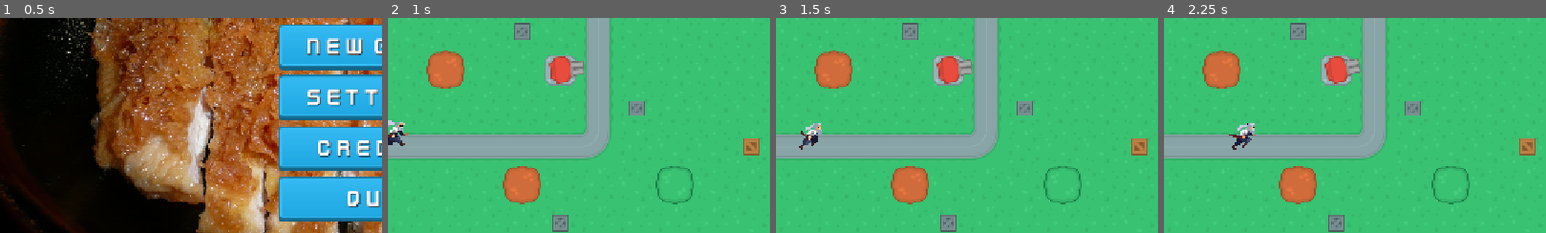
Above: before the commit, frames 1-4 (left to right).
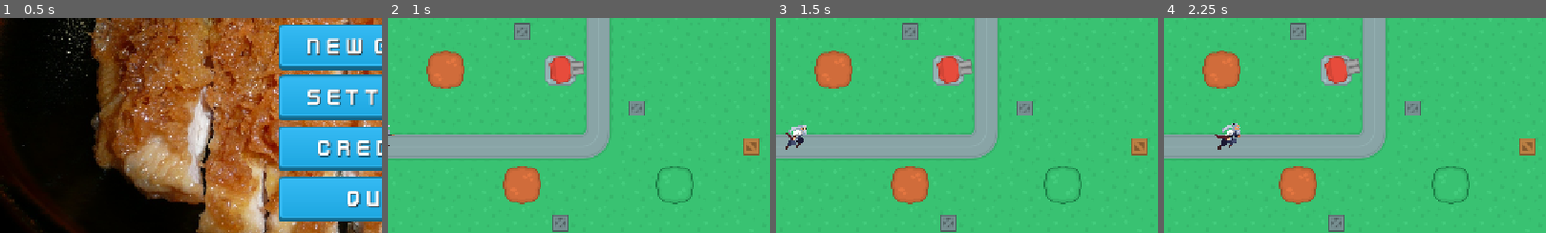
Above: after the commit, the same moments.

Repository: lukeai-tan/nanban-requiem-orbital
Game: Godot game, scene res://SceneHandler.tscn
The game is run twice, just before and just after one commit, with the same random seed, the same clock (stepped at 60 frames per second) and the same inputs.
Inputs (mouse positions are % of the whole screen's width and height, from its top left):
- Up to frame 1 (0.5 s): no input
- Up to frame 2 (1 s): click "New Game" at 0.5 s
- Up to frame 3 (1.5 s): move the mouse to (72, 45) at 1.27 s
- Up to frame 4 (2.25 s): move the mouse to (30, 55) at 2.02 s
The pictures show only the part of the screen within x 0-50%, y 46-96%; the shares and areas given below are measured in that part.

Frame 1 is identical in both runs. In frame 2, 0.4% of the frame differs, in the area x 0-6%, y 47-60%; in frame 3, 0.7%; in frame 4, 0.8%, in the area x 13-24%, y 48-62%.

Commit message:
removed duplicate samurai scene

Diff:
--- a/Scenes/Enemies/Samurai.tscn
+++ b/Scenes/Enemies/Samurai.tscn
@@ -1,6 +1,22 @@
-[gd_scene load_steps=5 format=3 uid="uid://m51jybugxjhq"]
+[gd_scene load_steps=6 format=3 uid="uid://d2d410drs2l0u"]
 
 [ext_resource type="Texture2D" uid="uid://c07ck0n3xwxf1" path="res://Assets/Enemies/samurai_running.png" id="1_5yni6"]
+
+[sub_resource type="Animation" id="Animation_n58dq"]
+length = 1.5
+loop_mode = 1
+tracks/0/type = "value"
+tracks/0/imported = false
+tracks/0/enabled = true
+tracks/0/path = NodePath("SamuraiSprite:frame")
+tracks/0/interp = 1
+tracks/0/loop_wrap = true
+tracks/0/keys = {
+"times": PackedFloat32Array(0, 0.1, 0.2, 0.3, 0.4, 0.5, 0.6, 0.7, 0.8, 0.9, 1, 1.1, 1.2, 1.3, 1.4, 1.5),
+"transitions": PackedFloat32Array(1, 1, 1, 1, 1, 1, 1, 1, 1, 1, 1, 1, 1, 1, 1, 1),
+"update": 1,
+"values": [0, 1, 2, 3, 4, 5, 6, 7, 8, 9, 10, 11, 12, 13, 14, 15]
+}
 
 [sub_resource type="Animation" id="Animation_x24qx"]
 resource_name = "running_right"
@@ -13,23 +29,7 @@
 tracks/0/interp = 1
 tracks/0/loop_wrap = true
 tracks/0/keys = {
-"times": PackedFloat32Array(0, 0.1, 0.2, 0.3, 0.5, 0.6, 0.7, 0.8, 0.9, 1, 1.1, 1.2, 1.3, 1.4, 1.5, 1.6),
-"transitions": PackedFloat32Array(1, 1, 1, 1, 1, 1, 1, 1, 1, 1, 1, 1, 1, 1, 1, 1),
-"update": 1,
-"values": [0, 1, 2, 3, 4, 5, 6, 7, 8, 9, 10, 11, 12, 13, 14, 15]
-}
-
-[sub_resource type="Animation" id="Animation_n58dq"]
-length = 1.5
-loop_mode = 1
-tracks/0/type = "value"
-tracks/0/imported = false
-tracks/0/enabled = true
-tracks/0/path = NodePath(".:frame")
-tracks/0/interp = 1
-tracks/0/loop_wrap = true
-tracks/0/keys = {
-"times": PackedFloat32Array(0, 0.1, 0.2, 0.3, 0.4, 0.5, 0.6, 0.7, 0.8, 0.9, 1, 1.1, 1.2, 1.3, 1.4, 1.5),
+"times": PackedFloat32Array(0, 0.1, 0.3, 0.4, 0.5, 0.6, 0.7, 0.8, 0.9, 1, 1.1, 1.2, 1.3, 1.4, 1.5, 1.6),
 "transitions": PackedFloat32Array(1, 1, 1, 1, 1, 1, 1, 1, 1, 1, 1, 1, 1, 1, 1, 1),
 "update": 1,
 "values": [0, 1, 2, 3, 4, 5, 6, 7, 8, 9, 10, 11, 12, 13, 14, 15]
@@ -37,16 +37,27 @@
 
 [sub_resource type="AnimationLibrary" id="AnimationLibrary_w887p"]
 _data = {
-&"run_right": SubResource("Animation_n58dq"),
+&"RESET": SubResource("Animation_n58dq"),
 &"running_right": SubResource("Animation_x24qx")
 }
 
-[node name="Samurai" type="Sprite2D"]
+[sub_resource type="RectangleShape2D" id="RectangleShape2D_g63h8"]
+size = Vector2(34, 32)
+
+[node name="Samurai" type="CharacterBody2D"]
+
+[node name="SamuraiSprite" type="Sprite2D" parent="."]
 texture_filter = 1
+position = Vector2(35, 7)
 texture = ExtResource("1_5yni6")
 hframes = 16
 
-[node name="SamuraiAnimation" type="AnimationPlayer" parent="."]
+[node name="SamuraiAnimation" type="AnimationPlayer" parent="SamuraiSprite"]
+root_node = NodePath("../..")
 libraries = {
 &"": SubResource("AnimationLibrary_w887p")
 }
+
+[node name="Hitbox" type="CollisionShape2D" parent="."]
+position = Vector2(39, 25)
+shape = SubResource("RectangleShape2D_g63h8")
--- a/Scenes/Enemies/SamuraiNew.tscn
+++ /dev/null
@@ -1,59 +0,0 @@
-[gd_scene load_steps=6 format=3 uid="uid://d0ob18xomnsv2"]
-
-[ext_resource type="PackedScene" uid="uid://m51jybugxjhq" path="res://Scenes/Enemies/Samurai.tscn" id="1_hwa6x"]
-
-[sub_resource type="Animation" id="Animation_n58dq"]
-length = 1.5
-loop_mode = 1
-tracks/0/type = "value"
-tracks/0/imported = false
-tracks/0/enabled = true
-tracks/0/path = NodePath(".:frame")
-tracks/0/interp = 1
-tracks/0/loop_wrap = true
-tracks/0/keys = {
-"times": PackedFloat32Array(0, 0.1, 0.2, 0.3, 0.4, 0.5, 0.6, 0.7, 0.8, 0.9, 1, 1.1, 1.2, 1.3, 1.4, 1.5),
-"transitions": PackedFloat32Array(1, 1, 1, 1, 1, 1, 1, 1, 1, 1, 1, 1, 1, 1, 1, 1),
-"update": 1,
-"values": [0, 1, 2, 3, 4, 5, 6, 7, 8, 9, 10, 11, 12, 13, 14, 15]
-}
-
-[sub_resource type="Animation" id="Animation_x24qx"]
-resource_name = "running_right"
-length = 1.6
-loop_mode = 1
-tracks/0/type = "value"
-tracks/0/imported = false
-tracks/0/enabled = true
-tracks/0/path = NodePath(".:frame")
-tracks/0/interp = 1
-tracks/0/loop_wrap = true
-tracks/0/keys = {
-"times": PackedFloat32Array(0, 0.1, 0.3, 0.4, 0.5, 0.6, 0.7, 0.8, 0.9, 1, 1.1, 1.2, 1.3, 1.4, 1.5, 1.6),
-"transitions": PackedFloat32Array(1, 1, 1, 1, 1, 1, 1, 1, 1, 1, 1, 1, 1, 1, 1, 1),
-"update": 1,
-"values": [0, 1, 2, 3, 4, 5, 6, 7, 8, 9, 10, 11, 12, 13, 14, 15]
-}
-
-[sub_resource type="AnimationLibrary" id="AnimationLibrary_w887p"]
-_data = {
-&"RESET": SubResource("Animation_n58dq"),
-&"running_right": SubResource("Animation_x24qx")
-}
-
-[sub_resource type="RectangleShape2D" id="RectangleShape2D_g63h8"]
-size = Vector2(34, 34)
-
-[node name="Samurai" type="CharacterBody2D"]
-
-[node name="SamuraiSprite" parent="." instance=ExtResource("1_hwa6x")]
-
-[node name="SamuraiAnimation" type="AnimationPlayer" parent="."]
-root_node = NodePath("../SamuraiSprite")
-libraries = {
-&"": SubResource("AnimationLibrary_w887p")
-}
-
-[node name="Hitbox" type="CollisionShape2D" parent="."]
-position = Vector2(4, 17)
-shape = SubResource("RectangleShape2D_g63h8")
--- a/Scenes/Maps/Map1.tscn
+++ b/Scenes/Maps/Map1.tscn
@@ -6,7 +6,7 @@
 [ext_resource type="PackedScene" uid="uid://cljsgi0uutk64" path="res://Scenes/Towers/RangedTower1.tscn" id="4_bp0wf"]
 [ext_resource type="PackedScene" uid="uid://vjype0tn26a4" path="res://Scenes/Towers/RangedTower2.tscn" id="5_kkfd8"]
 [ext_resource type="Script" uid="uid://ul8htjrpjroh" path="res://Scenes/Maps/PathFollowing.gd" id="6_ufnsk"]
-[ext_resource type="PackedScene" uid="uid://d0ob18xomnsv2" path="res://Scenes/Enemies/SamuraiNew.tscn" id="7_g86u4"]
+[ext_resource type="PackedScene" uid="uid://d2d410drs2l0u" path="res://Scenes/Enemies/Samurai.tscn" id="7_g86u4"]
 
 [sub_resource type="Curve2D" id="Curve2D_bp0wf"]
 _data = {
@@ -45,5 +45,5 @@
 script = ExtResource("6_ufnsk")
 
 [node name="Samurai" parent="Path2D/PathFollow2D" instance=ExtResource("7_g86u4")]
-position = Vector2(22.8827, -45.0597)
+position = Vector2(-54.1404, -53.8592)
 scale = Vector2(1.5, 1.5)
--- a/Scenes/Maps/PathFollowing.gd
+++ b/Scenes/Maps/PathFollowing.gd
@@ -6,8 +6,8 @@
 func _ready():
 	last_position = global_position
 	var enemy = get_node("Samurai")
-	if enemy and enemy.has_node("SamuraiAnimation"):
-		enemy.get_node("SamuraiAnimation").play("RESET")
+	if enemy and enemy.has_node("SamuraiSprite/SamuraiAnimation"):
+		enemy.get_node("SamuraiSprite/SamuraiAnimation").play("RESET")
 
 func _process(delta):
 	progress += speed * delta
